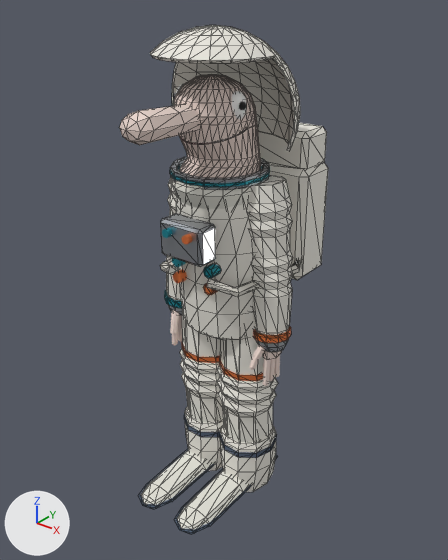
The glTF model assets/actor-astronaut.glb: old version first, new version second.
Rendered twice from a 50 mm camera at (1.337, -1.639, 1.977) aimed at (0.004, 0.028, 0.943). The axes (+X, +Y, +Z) are drawn at lower left. The lights are the same throughout. The picture after the commit comes second. Mesh edges are drawn as thin lines on the coarser meshes. Vertices at exactly the same position are counted once.

Names of what the first picture shows: 'guy_foot.L', 'guy_head', 'guy_nose', 'theatre_expansion_astronaut_boot_cuff.L', 'theatre_expansion_astronaut_leg.L', 'theatre_expansion_astronaut_leg.R', 'theatre_expansion_astronaut_leva_shell', 'theatre_expansion_astronaut_ops', 'theatre_expansion_astronaut_plss', 'theatre_expansion_astronaut_rcu', 'theatre_expansion_astronaut_sleeve.L', 'theatre_expansion_astronaut_suit_torso' and 42 more.
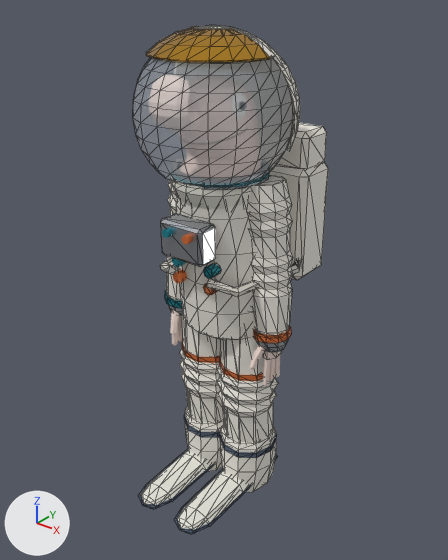
Pixel boxes (x1, y1, x2, y2) of what changed, in the pictures (448 x 560 px):
```json
{"object": "theatre_expansion_astronaut_helmet_bubble", "change": "added", "after": [133, 58, 294, 186]}
{"object": "theatre_expansion_astronaut_sun_visor", "change": "added", "after": [146, 26, 270, 63], "on screen": "orange"}
{"object": "guy_nose", "change": "reshaped", "before": [119, 104, 202, 145], "on screen": "not visible afterwards"}
```

Scene script edits in JSON lines:
```json
{"op": "add", "block": "mat_beady_skin_v10_001", "code": ["mat_beady_skin_v10_001 = principled_material('beady_skin_v10.001')", "mat_beady_skin_v10_001.base_color = (0.863, 0.708, 0.644)  # pale pink #efdbd2", "mat_beady_skin_v10_001.roughness = 0.85"]}
{"op": "add", "block": "mat_suit_gold", "code": ["mat_suit_gold = principled_material('Suit_gold')", "mat_suit_gold.base_color = (0.672, 0.352, 0.0423)  # orange #d6a03a", "mat_suit_gold.metallic = 1.0", "mat_suit_gold.roughness = 0.15"]}
{"op": "add", "block": "mat_helmet_glass", "code": ["mat_helmet_glass = principled_material('Helmet_glass')", "mat_helmet_glass.base_color = (0.85, 0.92, 1.0)  # white #edf6ff", "mat_helmet_glass.roughness = 0.05", "mat_helmet_glass.alpha = 0.18"]}
{"block": "me_nose", "where": "# used by ob_guy_nose; location = (0.0, 0.0, 0.0)"}
{"op": "remove", "block": "me_nose", "code": "me_nose.from_pydata(...)  # 33 vertices, 62 faces; spans x -0.06..0.06, y -0.418..-0.079, z 1.533..1.634"}
{"op": "remove", "block": "me_nose", "code": "me_nose.materials.append(mat_plate_skin_v10)  # pale pink #efdbd2"}
{"op": "add", "block": "me_nose", "code": "me_nose.from_pydata(...)  # 129 vertices, 254 faces; spans x -0.082..0.082, y -0.273..-0.079, z 1.533..1.719"}
{"block": "me_nose", "change": "me_nose part 1"}
{"block": "me_nose", "change": "25 vertices are removed from x -0.06..0.06, y -0.418..-0.23, z 1.533..1.634"}
{"block": "me_nose", "change": "56 faces are deleted"}
{"block": "me_nose", "change": "116 vertices are added at x -0.082..0.082, y -0.273..-0.105, z 1.533..1.719"}
{"block": "me_nose", "change": "5 new vertices lie (0.0, -0.026, 0.0) away from vertices in x -0.038..0.038, y -0.08..-0.079, z 1.533..1.61"}
{"block": "me_nose", "change": "248 new faces join them"}
{"op": "add", "block": "me_nose", "code": "me_nose.materials.append(mat_beady_skin_v10_001)  # pale pink #efdbd2"}
{"op": "add", "block": "me_sun_visor", "code": ["me_sun_visor = bpy.data.meshes.new('sun_visor')", "me_sun_visor.from_pydata(...)  # 88 vertices, 172 faces; spans x -0.218..0.218, y -0.237..-0.019, z 1.759..1.84", "me_sun_visor.materials.append(mat_suit_gold)  # orange #d6a03a"]}
{"op": "add", "block": "me_helmet_bubble", "code": ["me_helmet_bubble = bpy.data.meshes.new('helmet_bubble')", "me_helmet_bubble.from_pydata(...)  # 260 vertices, 516 faces; spans x -0.27..0.27, y -0.29..0.25, z 1.385..1.844", "me_helmet_bubble.materials.append(mat_helmet_glass)  # white #edf6ff"]}
{"op": "add", "block": "ob_theatre_expansion_astronaut_sun_visor", "code": ["ob_theatre_expansion_astronaut_sun_visor = bpy.data.objects.new('theatre_expansion_astronaut_sun_visor', me_sun_visor)", "ob_theatre_expansion_astronaut_sun_visor.location = (0.0, 0.0, 0.0)"]}
{"op": "add", "block": "ob_theatre_expansion_astronaut_helmet_bubble", "code": ["ob_theatre_expansion_astronaut_helmet_bubble = bpy.data.objects.new('theatre_expansion_astronaut_helmet_bubble', me_helmet_bubble)", "ob_theatre_expansion_astronaut_helmet_bubble.location = (0.0, 0.0, 0.0)"]}
```
